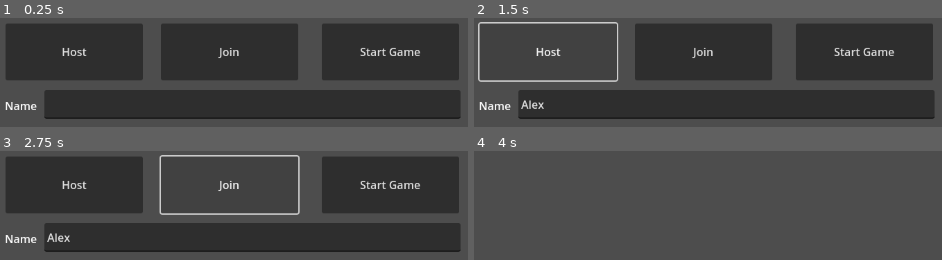
Above: before the commit, frames 1-4 (two rows, left to right).
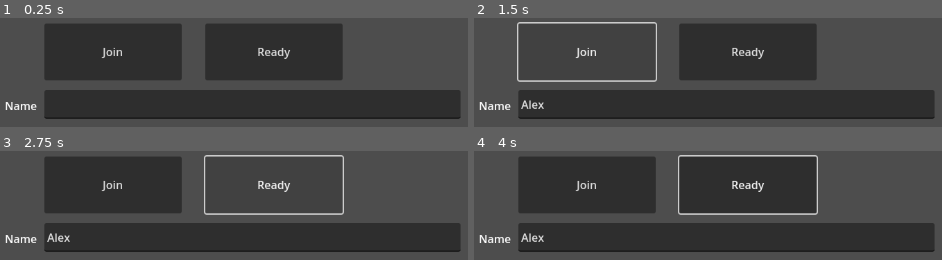
Above: after the commit, the same moments.

Repository: americoperez49/GodotDedicatedServerExample
Game: Godot game, scene res://scenes/UI/ui.tscn
Two runs of this game, one before a commit and one after it. Both use one fixed random seed, a clock stepped at 60 frames per second and the inputs below. The engine's default icon, where the game draws it, is replaced by a stand-in: a white triangle on a blue panel in a dark square.
Inputs (mouse positions are in pixels of both pictures, inside the frame that each line leads up to):
- Up to frame 1 (0.25 s): no input
- Up to frame 2 (1.5 s): click (726, 104) at 0.52 s; type "Alex" at 0.6 s; click (548, 51) at 1.25 s, where only the run before the commit has a clickable "Host"
- Up to frame 3 (2.75 s): click (276, 184) at 2 s, where only the run after the commit has a clickable "Ready"
- Up to frame 4 (4 s): click (750, 184) at 2.75 s, where only the run after the commit has a clickable "Ready"; click (862, 184) at 3.5 s, where only the run before the commit has a clickable "Start Game"

The runs differ from the first frame. In frame 1, 25% of the frame differs, in the area x 1-99%, y 5-57%; in frame 2, 20%; in frame 3, 21%; in frame 4, 55%, in the area x 1-99%, y 3-93%.
Error before the commit: Invalid operands 'String' and 'int' in operator '+'. (res://scenes/UI/ui.gd:83)
Error after the commit: Invalid access to property or key '1' on a base object of type 'Dictionary'. (res://scenes/UI/ui.gd:66)

Commit message:
created a dedicated server

Diff:
--- a/scenes/UI/ui.gd
+++ b/scenes/UI/ui.gd
@@ -1,10 +1,12 @@
 extends Control
 
+enum READY_STATE {NOT_READY,READY}
 var IP_ADDRESS = "localhost"
 var PORT = 8910
 var MAX_NUMBER_OF_PLAYERS = 2
 var peer:ENetMultiplayerPeer
 @export var player_name_input_field:LineEdit
+@export var player_list:VBoxContainer
 
 # Called when the node enters the scene tree for the first time.
 func _ready():
@@ -13,6 +15,9 @@
 	multiplayer.peer_disconnected.connect(_on_peer_disconnected)
 	multiplayer.connected_to_server.connect(_on_connected_to_server)
 	multiplayer.connection_failed.connect(_on_connection_failed)
+	print("UI ready ran")
+	if OS.has_feature("dedicated_server"):
+		host_game()
 
 
 # called on server and client when a peer connects
@@ -51,6 +56,31 @@
 	get_tree().root.add_child(scene.instantiate())
 	hide()
 
+
+@rpc("any_peer","call_local","reliable")
+func ready_up(player_id:int):
+	#assume all players are ready to start the game
+	var all_players_are_ready = true
+
+	#change the ready state of the player
+	GameManager.Players[player_id].Ready = READY_STATE.READY
+
+	#update the label to show that player is ready
+	var player_labels:Array[Node] = player_list.get_children()
+	for label:Label in player_labels:
+		if label.name == str(player_id):
+			label.text = GameManager.Players[player_id].Name + ": Ready"
+
+	#actually determine if all players are ready
+	for id in GameManager.Players:
+		if GameManager.Players[id].Ready == READY_STATE.NOT_READY:
+			all_players_are_ready = false
+
+	#start the game if all players are ready
+	if all_players_are_ready:
+		start_game.rpc()
+
+
 # technically anyone (client or server) can call this function but it will NOT run locally. it will only run remotely for all other peers.
 # The way everything is currently implemented, a client makes an RPC call to this function but the client specifies that it only wants the RPC
 # function to run specifically on the server by calling send_player_data.rpc_id(1,id,name)  (see line 34 for code example)
@@ -61,8 +91,14 @@
 	if !GameManager.Players.has(ID):
 		GameManager.Players[ID]= {
 			"ID":ID,
-			"Name":Name
+			"Name":Name,
+			"Ready":READY_STATE.NOT_READY
 		}
+		if !multiplayer.is_server():
+			var label:Label = Label.new()
+			label.text= Name + ": Not Ready"
+			label.name = str(ID)
+			player_list.add_child(label)
 
 	#if we are the server, then call this RPC function on all other clients, passing new player info to all clients
 	if multiplayer.is_server():
@@ -71,9 +107,7 @@
 			print()
 
 
-
-#called when user presses the host button
-func _on_host_button_pressed():
+func host_game():
 	# we create a new peer object
 	peer = ENetMultiplayerPeer.new()
 
@@ -88,11 +122,6 @@
 	_who_created_this_message()
 	print("waiting for other players" + "\n")
 
-	# we call the function directly here. Not an RPC call.
-	# This adds ourselves (the server) to the list of players
-	# only add this here if you are using P2P networking
-	send_player_data(multiplayer.get_unique_id(),player_name_input_field.text)
-
 
 # called when user pressed the join button
 func _on_join_button_pressed():
@@ -105,10 +134,9 @@
 
 
 # called when user pressed the start game button
-func _on_start_game_button_pressed():
+func _on_ready_button_pressed():
 	# we make an rpc call on all players (server and clients) to create the main game scene
-	start_game.rpc()
-	pass # Replace with function body.
+	ready_up.rpc(multiplayer.get_unique_id())
 
 # utility function just so we can see who (server or clients) is printing the debug statements
 func _who_created_this_message():
--- a/scenes/UI/ui.tscn
+++ b/scenes/UI/ui.tscn
@@ -2,7 +2,7 @@
 
 [ext_resource type="Script" path="res://scenes/UI/ui.gd" id="1_n4ulp"]
 
-[node name="UI" type="Control" node_paths=PackedStringArray("player_name_input_field")]
+[node name="UI" type="Control" node_paths=PackedStringArray("player_name_input_field", "player_list")]
 layout_mode = 3
 anchors_preset = 15
 anchor_right = 1.0
@@ -11,33 +11,24 @@
 grow_vertical = 2
 script = ExtResource("1_n4ulp")
 player_name_input_field = NodePath("player_name_input_field")
-
-[node name="host_button" type="Button" parent="."]
-layout_mode = 0
-offset_left = 8.0
-offset_top = 8.0
-offset_right = 206.0
-offset_bottom = 90.0
-text = "Host
-"
+player_list = NodePath("PlayerList")
 
 [node name="join_button" type="Button" parent="."]
 layout_mode = 0
-offset_left = 232.0
+offset_left = 64.0
 offset_top = 8.0
-offset_right = 430.0
+offset_right = 262.0
 offset_bottom = 90.0
 text = "Join
 "
 
-[node name="start_game_button" type="Button" parent="."]
+[node name="ready_button" type="Button" parent="."]
 layout_mode = 0
-offset_left = 464.0
+offset_left = 296.0
 offset_top = 8.0
-offset_right = 662.0
+offset_right = 494.0
 offset_bottom = 90.0
-text = "Start Game
-"
+text = "Ready"
 
 [node name="player_name_input_field" type="LineEdit" parent="."]
 layout_mode = 0
@@ -54,6 +45,12 @@
 offset_bottom = 138.0
 text = "Name"
 
-[connection signal="pressed" from="host_button" to="." method="_on_host_button_pressed"]
+[node name="PlayerList" type="VBoxContainer" parent="."]
+layout_mode = 0
+offset_left = 16.0
+offset_top = 200.0
+offset_right = 112.0
+offset_bottom = 336.0
+
 [connection signal="pressed" from="join_button" to="." method="_on_join_button_pressed"]
-[connection signal="pressed" from="start_game_button" to="." method="_on_start_game_button_pressed"]
+[connection signal="pressed" from="ready_button" to="." method="_on_ready_button_pressed"]
Not shown, added: export_presets.cfg
Not shown, added: Server.console.exe
Not shown, added: Server.exe
